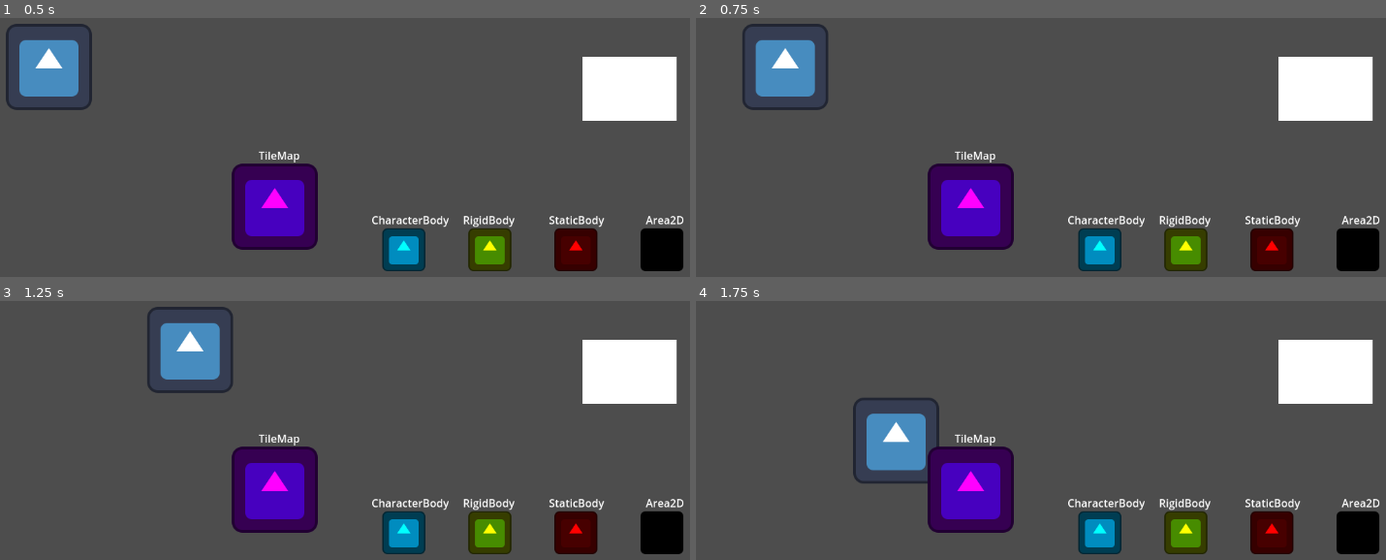
Above: before the commit, frames 1-4 (two rows, left to right).
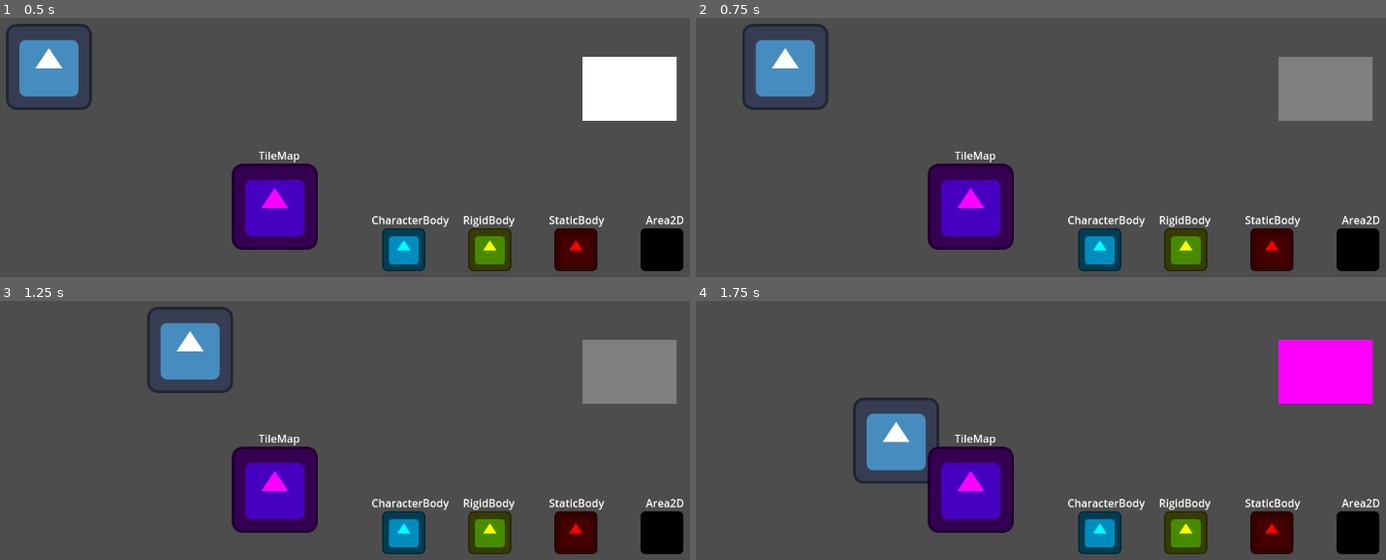
Above: after the commit, the same moments.

Repository: rvbatt/rule-based-godot
Game: Godot game, scene res://test_scenes/area_detection_and_distance/area2D_detection_and_distance_test.tscn
The game is run twice, just before and just after one commit, with the same random seed, the same clock (stepped at 60 frames per second) and the same inputs. The project has no main scene, so this scene is started directly. The engine's default icon, where the game draws it, is replaced by a stand-in: a white triangle on a blue panel in a dark square.
Inputs:
- Up to frame 1 (0.5 s): no input
- Up to frame 2 (0.75 s): tap Enter at 0.5 s; hold Right (ui_right) from 0.53 s (still down); hold T (test_rule_based_system) from 0.53 s (still down)
- Up to frame 3 (1.25 s): keep holding Right (ui_right); keep holding T (test_rule_based_system)
- Up to frame 4 (1.75 s): release Right (ui_right) at 1.28 s; release T (test_rule_based_system) at 1.28 s; hold Down (ui_down) from 1.28 s (still down); tap T (test_rule_based_system) at 1.35 s

Frame 1 is identical in both runs. In frame 2, 3.4% of the frame differs, in the area x 84-99%, y 14-40%; in frame 3, 3.4%; in frame 4, 3.4%.
Error before the commit: Invalid call. Nonexistent function 'test_rules' in base 'Node (RuleBasedSystem)'. (res://test_scenes/test_rule_based_system.gd:11)

Commit message:
Fix Numeric and AreaDetection tests
Success on rerun

Signed-off-by: Rodrigo Volpe Battistin <rv.battistin@usp.br>

Diff:
--- a/test_scenes/test_rule_based_system.gd
+++ b/test_scenes/test_rule_based_system.gd
@@ -8,7 +8,7 @@
 		_connected = true
 
 func run_tests(_argument):
-	$RuleBasedSystem.test_rules()
+	$RuleBasedSystem.iterate()
 
 func test_signal(_arg):
 	print("Signal received")
Not shown: 2 places in test_scenes/area_detection_and_distance/components/mesh_library.tres that only renumber resources
Not shown: 3 places in test_scenes/numeric_and_call_method/numberic_and_call_method_test.tscn that only renumber resources
